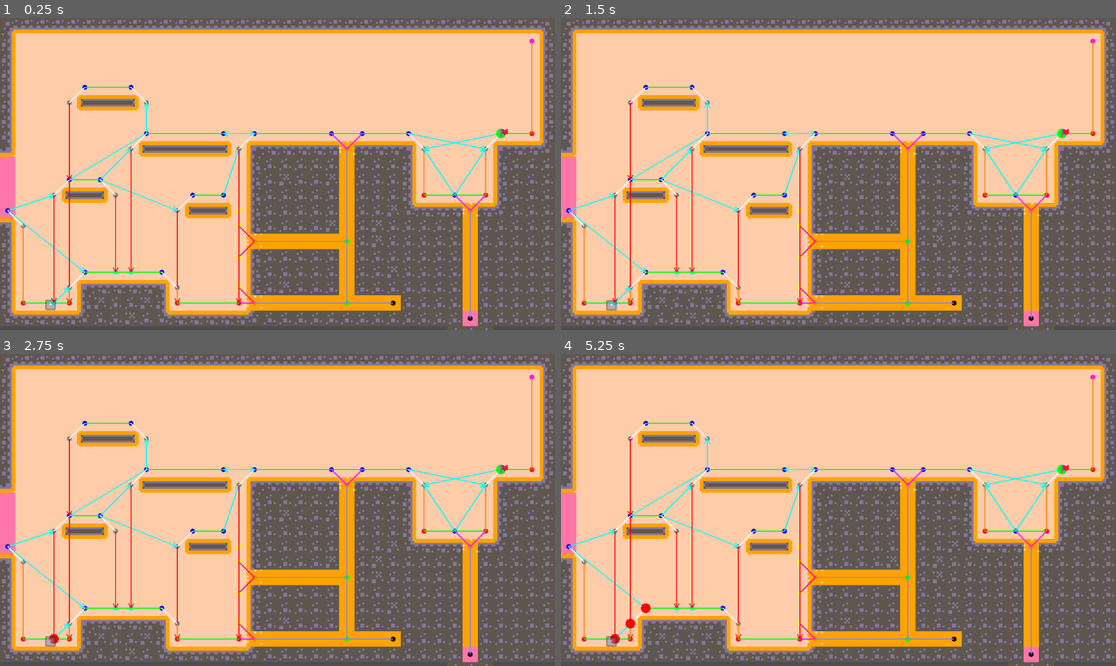
Above: before the commit, frames 1-4 (two rows, left to right).
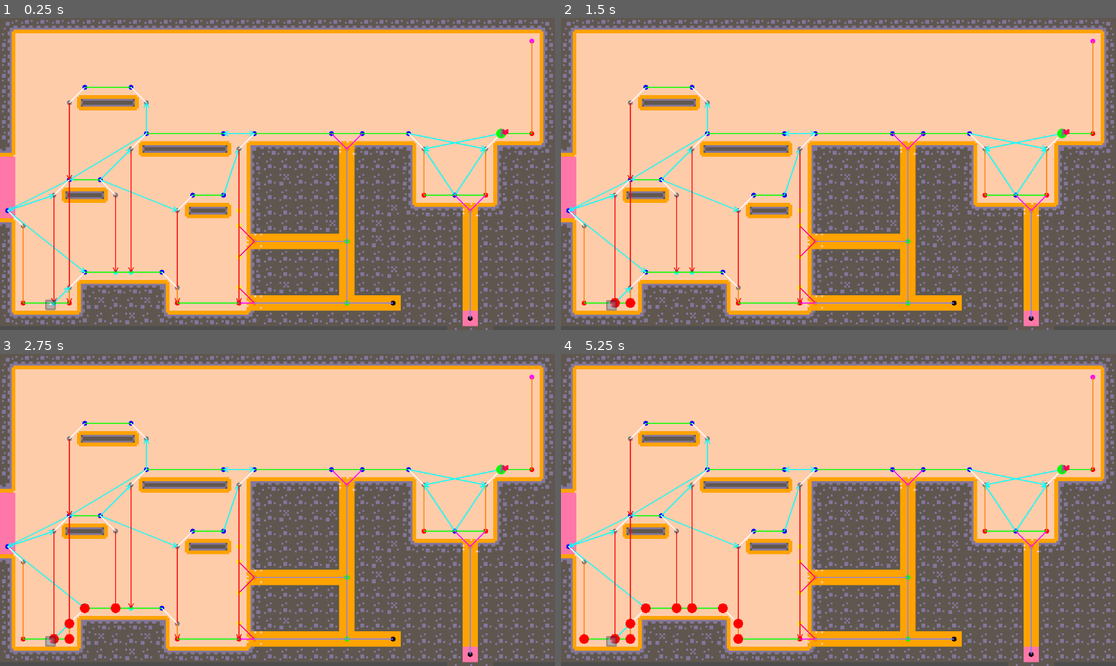
Above: after the commit, the same moments.

Repository: marolmmar1/TFG
Game: Godot game, scene res://Develop/Bioma.tscn
The game is run twice, just before and just after one commit, with the same random seed, the same clock (stepped at 60 frames per second) and the same inputs. The engine's default icon, where the game draws it, is replaced by a stand-in: a white triangle on a blue panel in a dark square.
Inputs:
- Up to frame 1 (0.25 s): no input
- Up to frame 2 (1.5 s): tap Enter at 0.5 s; tap Space at 1.25 s
- Up to frame 3 (2.75 s): tap Enter at 2 s
- Up to frame 4 (5.25 s): tap Space at 2.75, 4.25 s; tap Enter at 3.5 s

The runs differ from the first frame. In frame 1, less than 0.1% of the frame differs, in the area x 1-92%, y 35-62%; in frame 2, 0.1%; in frame 3, 0.2%; in frame 4, 0.4%, in the area x 1-92%, y 35-93%.

Commit message:
more Astar weights

Diff:
--- a/Creatures/GroundCreature/ground_creature_ai.gd
+++ b/Creatures/GroundCreature/ground_creature_ai.gd
@@ -2,6 +2,8 @@
 
 @export var detect_node_dist: float = 5.0
 @export var unnecessary_jump_threshold: float = 25.0
+@export var jump_reliability_cost_mult: float = 1.5 #HACK possibly variables for the genetic algorithm variation lately
+@export var fall_reliability_cost_mult: float = 1.25
 
 var astar_graph: Node2D
 var controller
@@ -13,6 +15,9 @@
 var walk_speed
 var climb_speed
 var crawl_speed
+var switch_climbing_speed
+var switch_crawl_walk_speed
+var switch_crawl_climb_speed
 
 var calculating_astar = false
 
@@ -26,6 +31,9 @@
 	self.walk_speed = controller.find_child("Walk").speed
 	self.climb_speed = controller.find_child("Climb").speed
 	self.crawl_speed = controller.find_child("Crawl").speed
+	self.switch_climbing_speed = controller.find_child("SwitchClimbing").speed
+	self.switch_crawl_walk_speed = controller.find_child("SwitchCrawlWalk").speed
+	self.switch_crawl_climb_speed = controller.find_child("SwitchCrawlClimb").speed
 
 
 func get_closest_node(point: Vector2, threshold: float):
@@ -64,7 +72,7 @@
 	while pending.size() > 0: #TODO prevent infinite loop and split process through ticks
 
 		# #DEBUG
-		await get_tree().create_timer(1.5).timeout
+		await get_tree().create_timer(0.5).timeout
 		astar_graph.queue_redraw()
 
 		var lowest_cost_node = null
@@ -89,7 +97,7 @@
 		astar_graph.astar_on_going.append(astar_graph.tmhelper.to_world_position(lowest_cost_node.node))
 		print("cost: ", lowest_cost_node.cost)
 		print("heuristic: ", node_heuristic(lowest_cost_node, AstarAINode.new(target_node, null, 0)))
-		print("total: ", lowest_cost_node.cost + node_heuristic(lowest_cost_node, AstarAINode.new(target_node, null, 0)))
+		print("total: ", lowest_cost_node.cost + node_heuristic(lowest_cost_node, AstarAINode.new(target_node, null, 0)), "\n")
 
 		var neighbors = get_neighbors(lowest_cost_node.node)
 		for neighbor in neighbors:
@@ -126,7 +134,10 @@
 
 # Calculate costs
 func node_heuristic(from: AstarAINode, to: AstarAINode) -> float:
-	return astar_graph.tmhelper.to_world_position(from.node).distance_to(astar_graph.tmhelper.to_world_position(to.node))
+	var dist = astar_graph.tmhelper.to_world_position(from.node).distance_to(astar_graph.tmhelper.to_world_position(to.node))
+
+	# Divide by speed to put it in the same scale as movement cost. At first sight I don't think the actual dividing speed is important, we just want to lower the value
+	return dist / walk_speed
 
 
 func node_cost(from: AstarAINode, to: AstarAINode) -> float:
@@ -139,11 +150,13 @@
 	for edge in astar_graph.astar_nodes[from.node]:
 		if edge.to == to.node:
 			movement_cost = speed_cost(edge)
+			movement_cost = reliavility_cost(edge, movement_cost)
+			break
 
 	return movement_cost + parent_cost
 
 func speed_cost(edge: Edge) -> float:
-	var dist = edge.from.distance_to(edge.to)
+	var dist = astar_graph.tmhelper.to_world_position(edge.from).distance_to(astar_graph.tmhelper.to_world_position(edge.to))
 	# v = d / t, t = d / v
 	if edge.movement_type == Edge.MovementType.WALK:
 		return dist / walk_speed
@@ -151,8 +164,23 @@
 		return dist / climb_speed
 	elif edge.movement_type == Edge.MovementType.CRAWL:
 		return dist / crawl_speed
-
-	return 1
+	elif edge.movement_type == Edge.MovementType.SWITCH_CLIMBING:
+		return dist / switch_climbing_speed
+	elif edge.movement_type == Edge.MovementType.SWITCH_CRAWL_WALK:
+		return dist / switch_crawl_walk_speed
+	elif edge.movement_type == Edge.MovementType.SWITCH_CRAWL_CLIMB:
+		return dist / switch_crawl_climb_speed
+
+	return dist
+
+func reliavility_cost(edge: Edge, cost: float) -> float:
+	# Maybe use exponentials so that the cost changes more with distance
+	if edge.movement_type == Edge.MovementType.JUMP:
+		return cost * jump_reliability_cost_mult
+	elif edge.movement_type == Edge.MovementType.FALL:
+		return cost * fall_reliability_cost_mult
+
+	return cost
 
 
 func build_path(start_node: AstarAINode, end_node: AstarAINode) -> Array:
--- a/Develop/Bioma.tscn
+++ b/Develop/Bioma.tscn
@@ -24,7 +24,7 @@
 doors = NodePath("../Doors")
 
 [node name="DebugTarget" type="Node2D" parent="."]
-position = Vector2(1046, 231)
+position = Vector2(1047, 231)
 
 [node name="Sprite2D" type="Sprite2D" parent="DebugTarget"]
 texture_filter = 1
--- a/Zones/TestTileset.tres
+++ b/Zones/TestTileset.tres
@@ -66,7 +66,6 @@
 10:1/0/physics_layer_0/polygon_0/points = PackedVector2Array(-4, -4, 4, -4, 4, 4, -4, 4)
 10:1/0/custom_data_0 = true
 11:1/0 = 0
-11:1/0/physics_layer_0/polygon_0/points = PackedVector2Array(-4, -4, 4, -4, 4, 4, -4, 4)
 12:1/0 = 0
 12:1/0/physics_layer_0/polygon_0/points = PackedVector2Array(-4, -4, 4, -4, 4, 4, -4, 4)
 12:1/0/custom_data_0 = true
